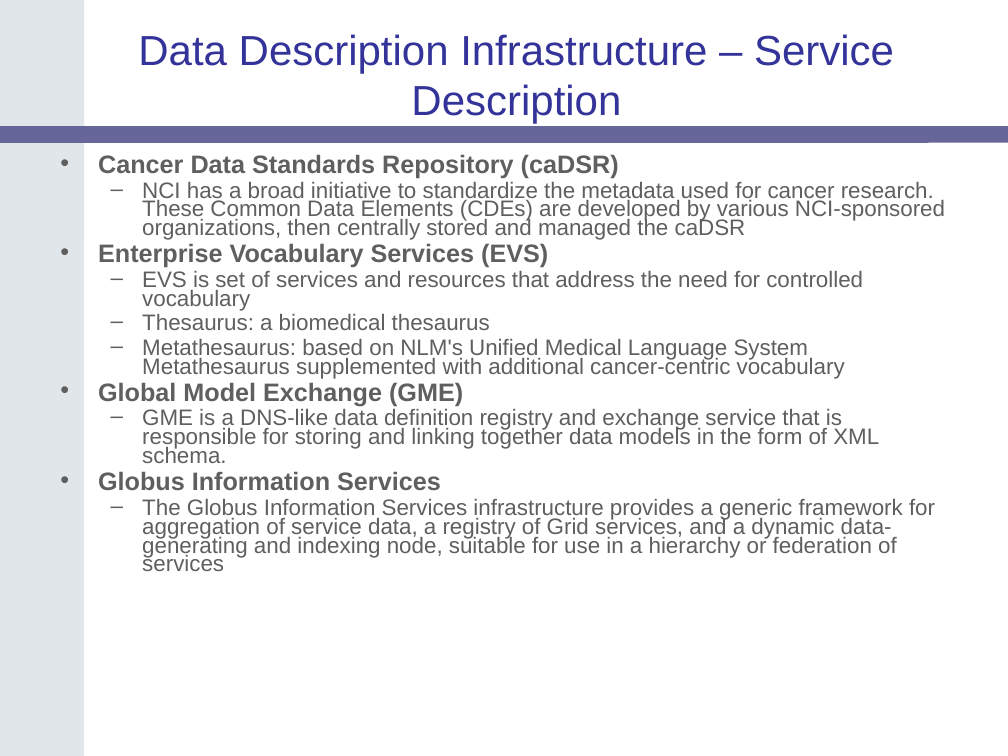
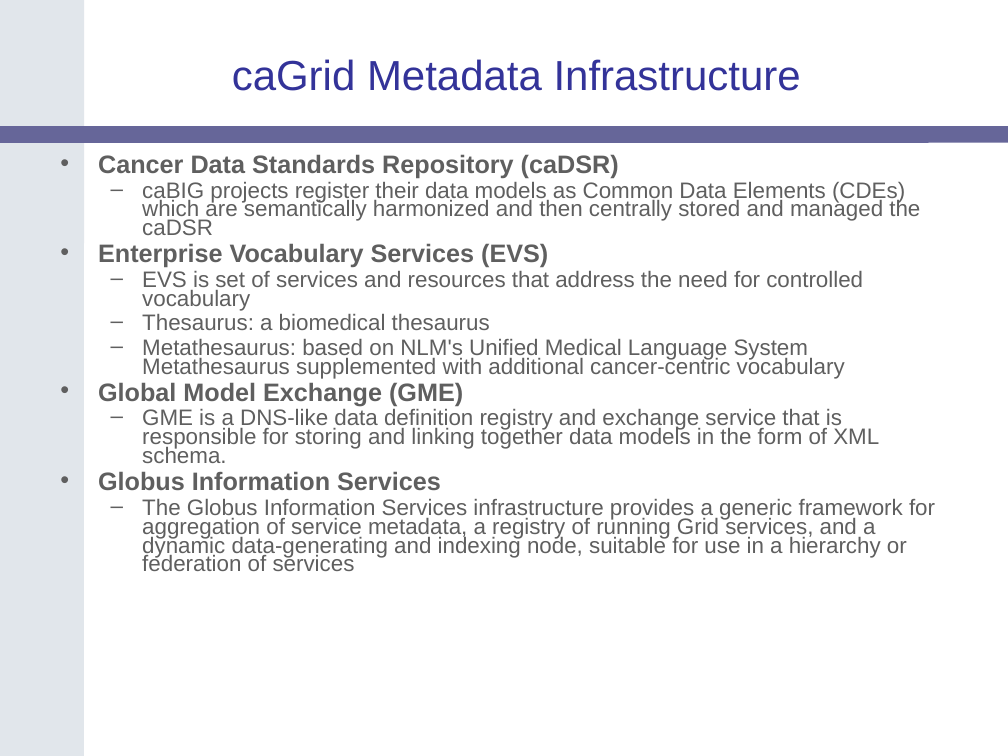
Before and after one commit to NCIP/cagrid-docs, a slide deck: slide 8 of presentations/200604_AnnualMeeting/caGrid-1.0-Architecture_caBIG-Annual-Meeting06.ppt (slide 5 before the commit). Drawn at 1008x756 pixels with LibreOffice and Linux fonts; fonts in the diff are those of the drawing; background and template pictures are left out. Boxes give left, top, right and bottom in pixels: in the first picture for what was removed or moved away, otherwise in the second. Text is boxed around its words. In the diff, an @@ line names an element or a change of style, - is before the commit and + after.

```diff
--- a/presentations/200604_AnnualMeeting/caGrid-1.0-Architecture_caBIG-Annual-Meeting06.ppt
+++ b/presentations/200604_AnnualMeeting/caGrid-1.0-Architecture_caBIG-Annual-Meeting06.ppt
@@ title at bbox=[232, 59, 801, 91]: text changed @@
-Data Description Infrastructure – Service Description
+caGrid Metadata Infrastructure
@@ text at bbox=[142, 182, 920, 235]: text changed @@
-  – NCI has a broad initiative to standardize the metadata used for cancer research. These Common Data Elements (CDEs) are developed by various NCI-sponsored organizations, then centrally stored and managed the caDSR
+  – caBIG projects register their data models as Common Data Elements (CDEs) which are semantically harmonized and then centrally stored and managed the caDSR
@@ text at bbox=[142, 499, 935, 571]: text changed @@
-  – The Globus Information Services infrastructure provides a generic framework for aggregation of service data, a registry of Grid services, and a dynamic data-generating and indexing node, suitable for use in a hierarchy or federation of services
+  – The Globus Information Services infrastructure provides a generic framework for aggregation of service metadata, a registry of running Grid services, and a dynamic data-generating and indexing node, suitable for use in a hierarchy or federation of services
```
Also in this commit, not shown: 3 other slides changed, 9 slides added, 1 slide removed.
